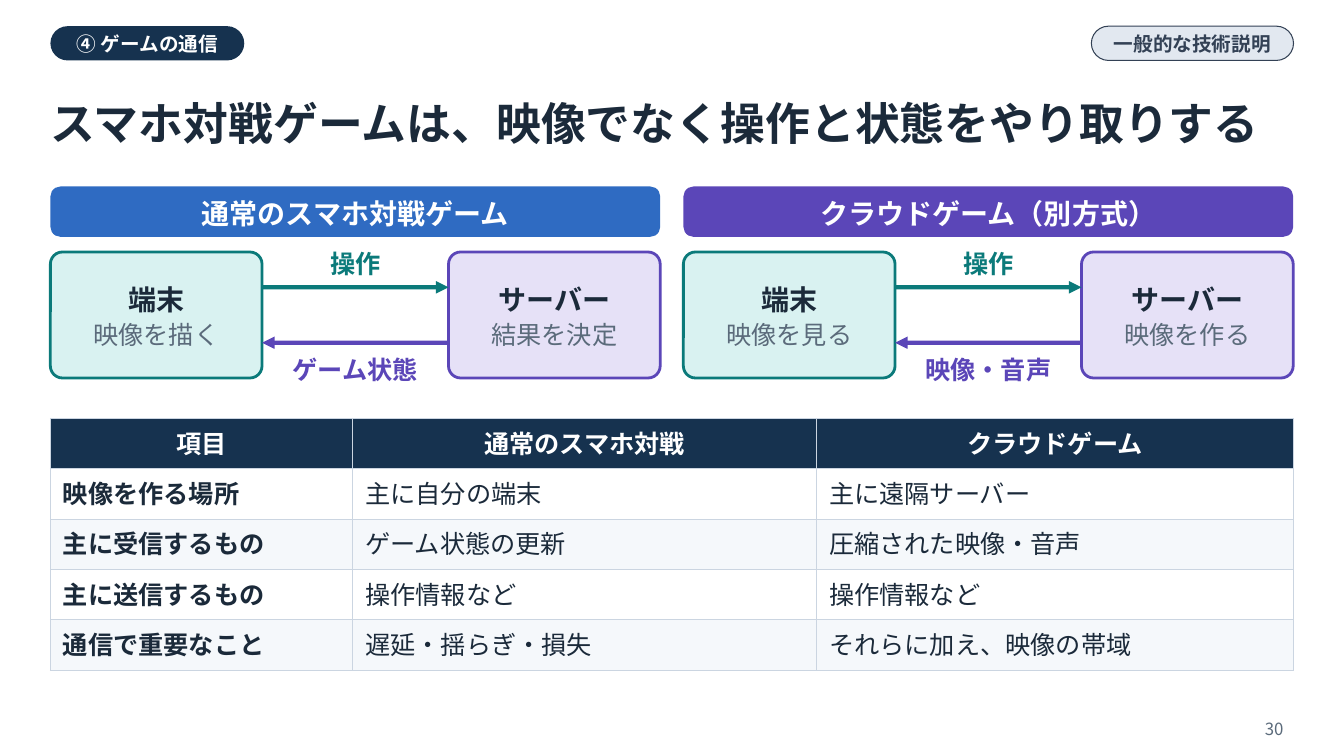
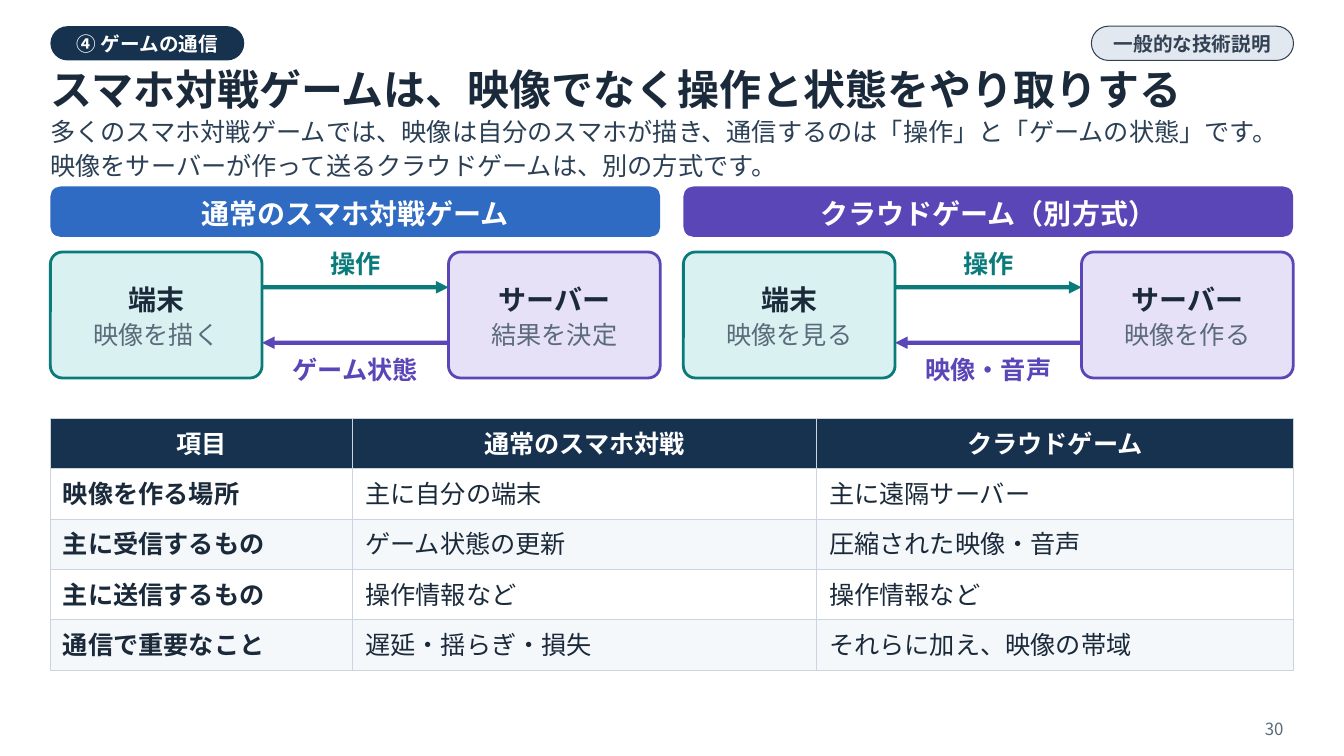
Before and after one commit to koyoy1016-gif/koyo1016, a slide deck: slide 30 of ai-infrastructure-hpe-study-deck.pptx. Drawn at 1344x756 pixels with LibreOffice and Linux fonts; fonts in the diff are those of the drawing. Boxes give left, top, right and bottom in pixels: in the first picture for what was removed or moved away, otherwise in the second. Text is boxed around its words. In the diff, an @@ line names an element or a change of style, - is before the commit and + after.

```diff
--- a/ai-infrastructure-hpe-study-deck.pptx
+++ b/ai-infrastructure-hpe-study-deck.pptx
@@ text "スマホ対戦ゲームは、映像でなく操作と状態をやり取りする" at [50,69,1181,109]: size 32 to 30 pt; line spacing 40pt to 38pt @@
@@ text added at [50,119,1277,177], 18 pt, text #2B3F55 @@
+多くのスマホ対戦ゲームでは、映像は自分のスマホが描き、通信するのは「操作」と「ゲームの状態」です。映像をサーバーが作って送るクラウドゲームは、別の方式です。
```
Also in this commit, not shown: 90 other slides changed, 17 other files.
